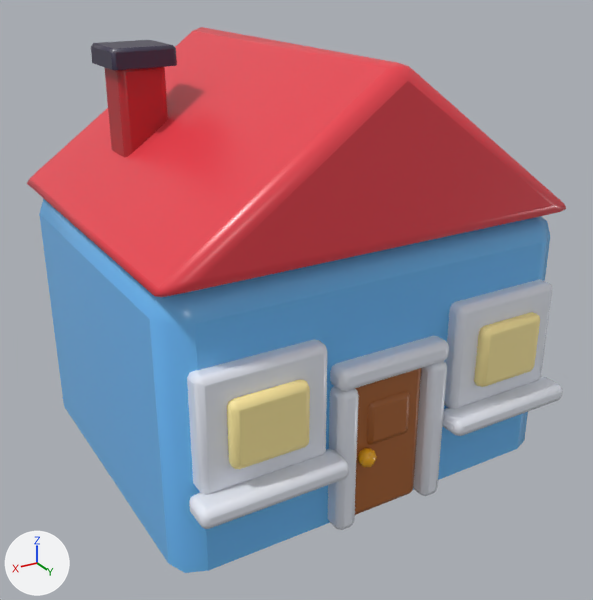
An edit to the FBX model world_overhaul/export/buildings/House to Rent.fbx, drawn before and after from the same camera.
Rendered twice from a 50 mm camera at (7.79, 13.49, 9.5) aimed at (0.08, 0.64, 3.07). Arrows for +X, +Y and +Z are at lower left; the lights stay in place. The picture after the commit comes second. Vertices at exactly the same position are counted once.

Objects in the first picture: 'Maker_HouseToRent'.
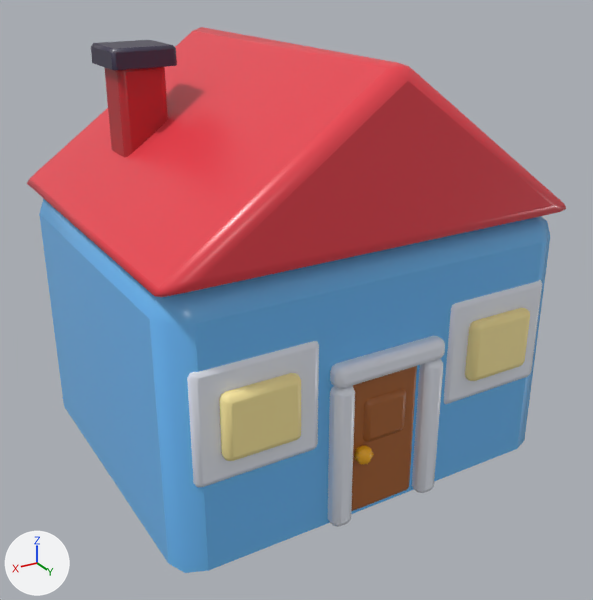
Where the change shows, as pixel boxes (x1, y1, x2, y2) in the pictures (593 x 600 px; the box of a moved part takes in the faces that stretch with it):
part 1 of me_maker_housetorent, moved or reshaped: before (355, 368, 421, 515); after (351, 366, 417, 511)
part 2 of me_maker_housetorent, moved or reshaped: before (367, 391, 410, 444); after (363, 389, 406, 442)
part 3 of me_maker_housetorent, moved or reshaped: before (328, 335, 449, 530); after (328, 335, 445, 527)
part 4 of me_maker_housetorent, moved or reshaped: before (357, 448, 377, 467); after (354, 445, 374, 464)
part 5 of me_maker_housetorent, moved or reshaped: before (474, 312, 540, 387); after (465, 308, 530, 381)
part 6 of me_maker_housetorent, moved or reshaped: before (227, 379, 310, 469); after (219, 373, 301, 461)
part 7 of me_maker_housetorent, rebuilt (6% shorter): before (187, 339, 327, 495); after (187, 341, 319, 487)
part 8 of me_maker_housetorent, rebuilt (9% narrower): before (444, 279, 552, 409); after (444, 280, 542, 404)
part 9 of me_maker_housetorent, deleted: before (443, 376, 563, 436)
part 10 of me_maker_housetorent, deleted: before (189, 449, 349, 529)

What the commit changed:
me_maker_housetorent is used by ob_maker_housetorent; location (0.0, 0.0, 0.0).
me_maker_housetorent had 774 vertices, 745 faces and spanned x -4.07..4.07, y -3.7..4.2, z 0.0..7.92.
me_maker_housetorent now has 662 vertices, 637 faces and spans x -4.07..4.07, y -3.7..3.78, z 0.0..7.92.
me_maker_housetorent part 1: the loose piece of 56 vertices spanning x -0.75..0.75, y 3.28..3.62, z 0.0..2.8 is moved by (0.0, -0.1, 0.0).
me_maker_housetorent part 2: the loose piece of 56 vertices spanning x -0.47..0.47, y 3.4..3.7, z 1.46..2.35 is moved by (0.0, -0.1, 0.0).
me_maker_housetorent part 3: the loose piece of 164 vertices spanning x -1.15..1.15, y 3.35..3.85, z 0.0..3.2 is moved by (0.0, -0.1, 0.0).
me_maker_housetorent part 4: the loose piece of 20 vertices spanning x 0.32..0.64, y 3.52..3.88, z 1.11..1.47 is moved by (0.0, -0.1, 0.0).
me_maker_housetorent part 5: the loose piece of 56 vertices spanning x -3.2..-1.8, y 3.7..4.0, z 2.1..3.3 is moved by (0.0, -0.25, 0.0).
me_maker_housetorent part 6: the loose piece of 56 vertices spanning x 1.8..3.2, y 3.7..4.0, z 2.1..3.3 is moved by (0.0, -0.25, 0.0).
me_maker_housetorent part 7: the loose piece of 56 vertices spanning x 1.35..3.65, y 3.3..3.8, z 1.65..3.75 is rebuilt with 56 vertices and now spans x 1.35..3.65, y 3.15..3.55, z 1.65..3.75.
me_maker_housetorent part 8: the loose piece of 56 vertices spanning x -3.65..-1.35, y 3.3..3.8, z 1.65..3.75 is rebuilt with 56 vertices and now spans x -3.65..-1.35, y 3.15..3.55, z 1.65..3.75.
me_maker_housetorent part 9: the loose piece of 56 vertices spanning x -3.85..-1.15, y 3.6..4.2, z 1.38..1.73 is deleted.
me_maker_housetorent part 10: the loose piece of 56 vertices spanning x 1.15..3.85, y 3.6..4.2, z 1.38..1.73 is deleted.
